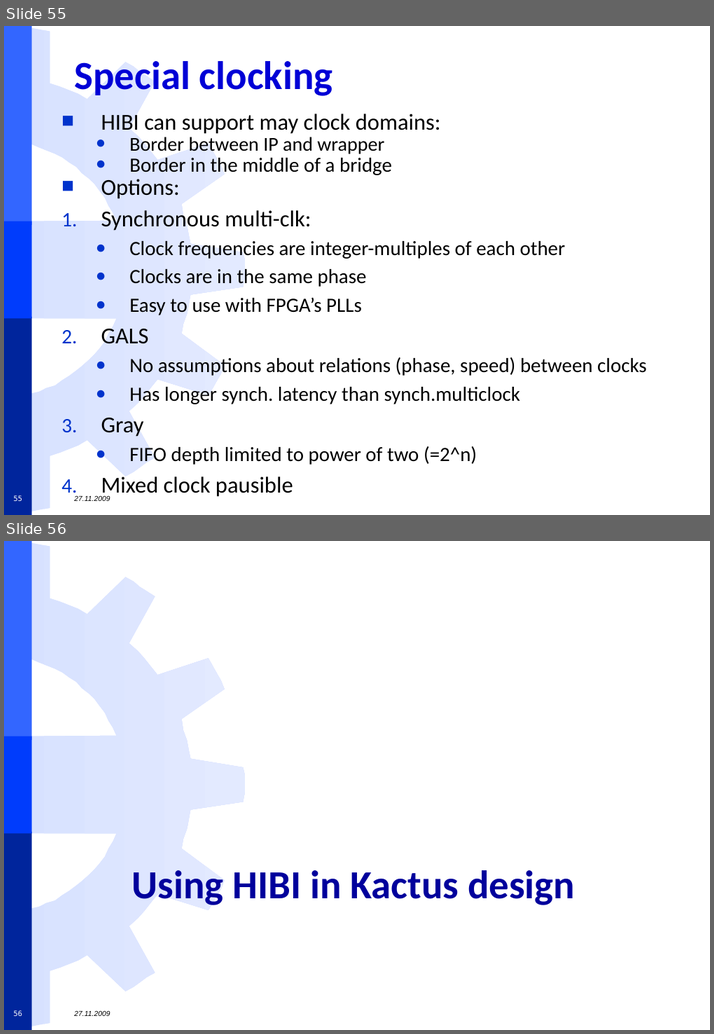
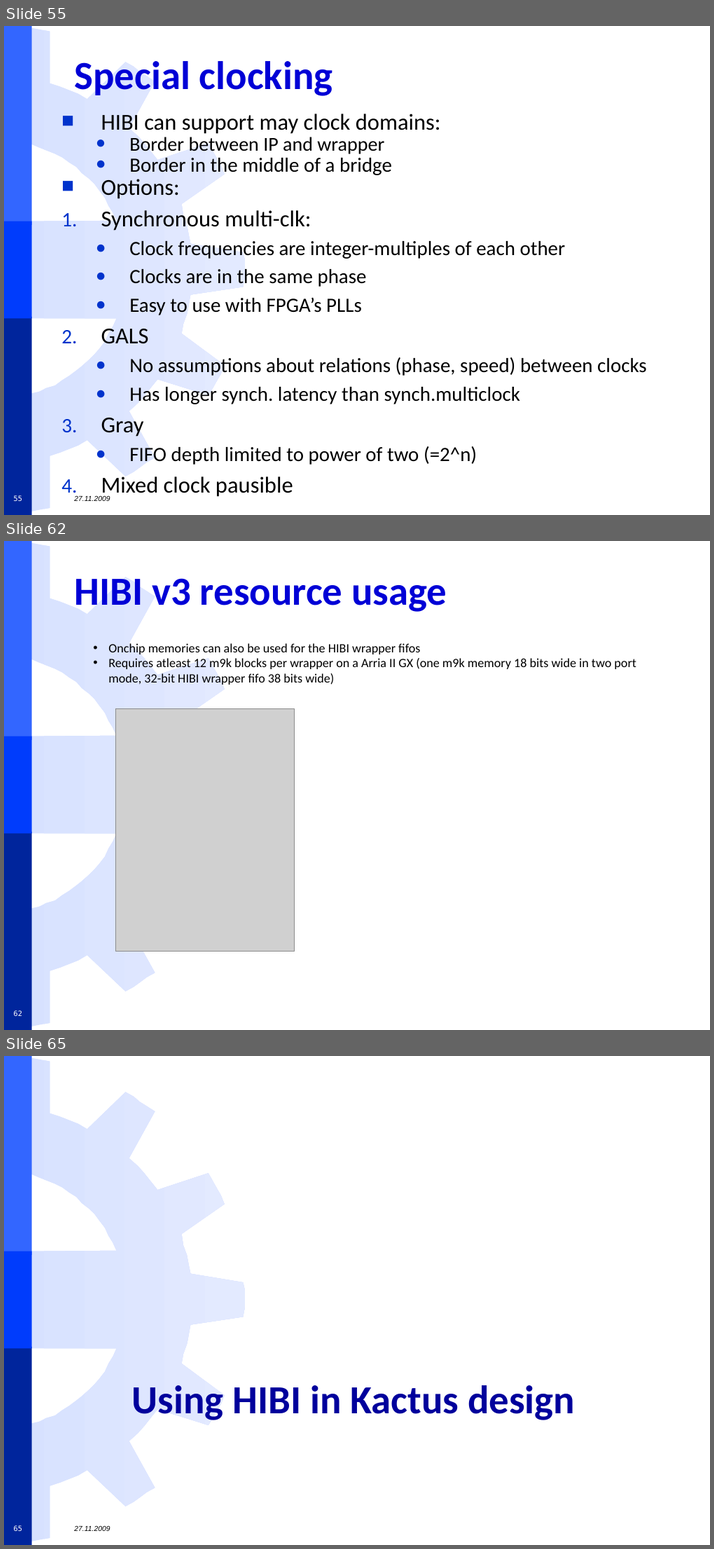
Before and after one commit to freecores/funbase_ip_library, a slide deck: TUT/ip.hwp.communication/hibi/doc/Datasheet/Fig/HIBI datasheet presentation v6_wikikuvat.pptx. Shown one above the other, each under a label of ours: slides 55 and 56 before the commit, slides 55, 62 and 65 after it; the slides between them are not shown. The pictures are 714x1034 and 714x1549 pixels, drawn with LibreOffice and Linux fonts; fonts in the diff are those of the drawing; grey boxes stand for pictures; background and template pictures are left out. Boxes give left, top, right and bottom in pixels: in the first picture for what was removed or moved away, otherwise in the second. Text is boxed around its words. In the diff, an @@ line names an element or a change of style, - is before the commit and + after.

Commit message:
Moved Juha's performance figures into this document

```diff
--- a/TUT/ip.hwp.communication/hibi/doc/Datasheet/Fig/HIBI datasheet presentation v6_wikikuvat.pptx
+++ b/TUT/ip.hwp.communication/hibi/doc/Datasheet/Fig/HIBI datasheet presentation v6_wikikuvat.pptx
@@ slide 62 added at (x1=4, y1=541, x2=710, y2=1030), background #FFFFFF; not listed: 4 template elements that a slide beside it also shows @@
@@ title added at (x1=74, y1=578, x2=446, y2=612), 44 pt, text #0000D6, bold @@
+HIBI v3 resource usage
@@ text added at (x1=108, y1=643, x2=635, y2=685), 14 pt, text #000000 @@
+  • Onchip memories can also be used for the HIBI wrapper fifos
+  • Requires atleast 12 m9k blocks per wrapper on a Arria II GX (one m9k memory 18 bits wide in two port mode, 32-bit HIBI wrapper fifo 38 bits wide)
@@ picture added at (x1=116, y1=708, x2=294, y2=951) @@
@@ page number added at (x1=14, y1=1010, x2=22, y2=1016), 8 pt, text #FFFFFF @@
+62
@@ what was slide 56 is now slide 65 @@
@@ page number at (x1=14, y1=1525, x2=22, y2=1531): text changed @@
-56
+65
```
Also in this commit, not shown: 8 other slides added.
